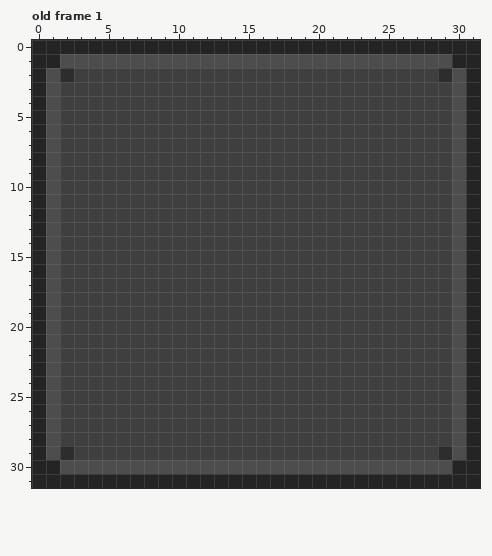
Pixel-art file -- Assets/Sprites/FloorTilesDark.aseprite. This is how it looked before the edit.
32x32 pixels, 9 frames. Colours within 5 levels of each other are drawn and written as one. Shown: old frame 1. The commit also changed other frames, which this record leaves out.
The same view after the edit:
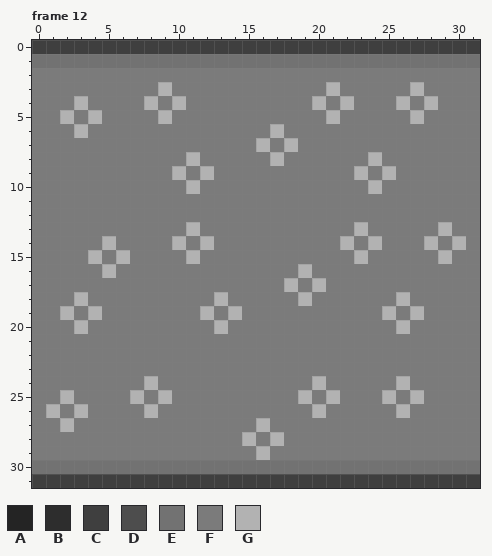
Palette (. is transparent): A #242424  B #2d2d2d  C #3f3f3f  D #4d4d4d  E #727272  F #7b7b7b  G #b2b2b2
A new or re-ordered frame is compared with the old frame closest to it.
Edits made:
frames 9 -> 22
Changed rows in their new state; - is an unchanged pixel.
Frame 12 is new; against old frame 1:
first column x 0:
 0 CCCCCCCCCCCCCCCCCCCCCCCCCCCCCCCC
 1 EEEEEEEEEEEEEEEEEEEEEEEEEEEEEEEE
 2 FFFFFFFFFFFFFFFFFFFFFFFFFFFFFFFF
 3 FFFFFFFFFGFFFFFFFFFFFGFFFFFGFFFF
 4 FFFGFFFFGFGFFFFFFFFFGFGFFFGFGFFF
 5 FFGFGFFFFGFFFFFFFFFFFGFFFFFGFFFF
 6 FFFGFFFFFFFFFFFFFGFFFFFFFFFFFFFF
 7 FFFFFFFFFFFFFFFFGFGFFFFFFFFFFFFF
 8 FFFFFFFFFFFGFFFFFGFFFFFFGFFFFFFF
 9 FFFFFFFFFFGFGFFFFFFFFFFGFGFFFFFF
10 FFFFFFFFFFFGFFFFFFFFFFFFGFFFFFFF
11 FFFFFFFFFFFFFFFFFFFFFFFFFFFFFFFF
12 FFFFFFFFFFFFFFFFFFFFFFFFFFFFFFFF
13 FFFFFFFFFFFGFFFFFFFFFFFGFFFFFGFF
14 FFFFFGFFFFGFGFFFFFFFFFGFGFFFGFGF
15 FFFFGFGFFFFGFFFFFFFFFFFGFFFFFGFF
16 FFFFFGFFFFFFFFFFFFFGFFFFFFFFFFFF
17 FFFFFFFFFFFFFFFFFFGFGFFFFFFFFFFF
18 FFFGFFFFFFFFFGFFFFFGFFFFFFGFFFFF
19 FFGFGFFFFFFFGFGFFFFFFFFFFGFGFFFF
20 FFFGFFFFFFFFFGFFFFFFFFFFFFGFFFFF
21 FFFFFFFFFFFFFFFFFFFFFFFFFFFFFFFF
22 FFFFFFFFFFFFFFFFFFFFFFFFFFFFFFFF
23 FFFFFFFFFFFFFFFFFFFFFFFFFFFFFFFF
24 FFFFFFFFGFFFFFFFFFFFGFFFFFGFFFFF
25 FFGFFFFGFGFFFFFFFFFGFGFFFGFGFFFF
26 FGFGFFFFGFFFFFFFFFFFGFFFFFGFFFFF
27 FFGFFFFFFFFFFFFFGFFFFFFFFFFFFFFF
28 FFFFFFFFFFFFFFFGFGFFFFFFFFFFFFFF
29 FFFFFFFFFFFFFFFFGFFFFFFFFFFFFFFF
30 EEEEEEEEEEEEEEEEEEEEEEEEEEEEEEEE
31 CCCCCCCCCCCCCCCCCCCCCCCCCCCCCCCC
